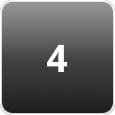
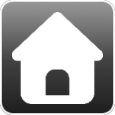
Comparing the layer stacks of the two 115×115 images. Changes:
hid "4" over [47, 44, 68, 72]
showed "Icon-Home" over [12, 12, 103, 104]